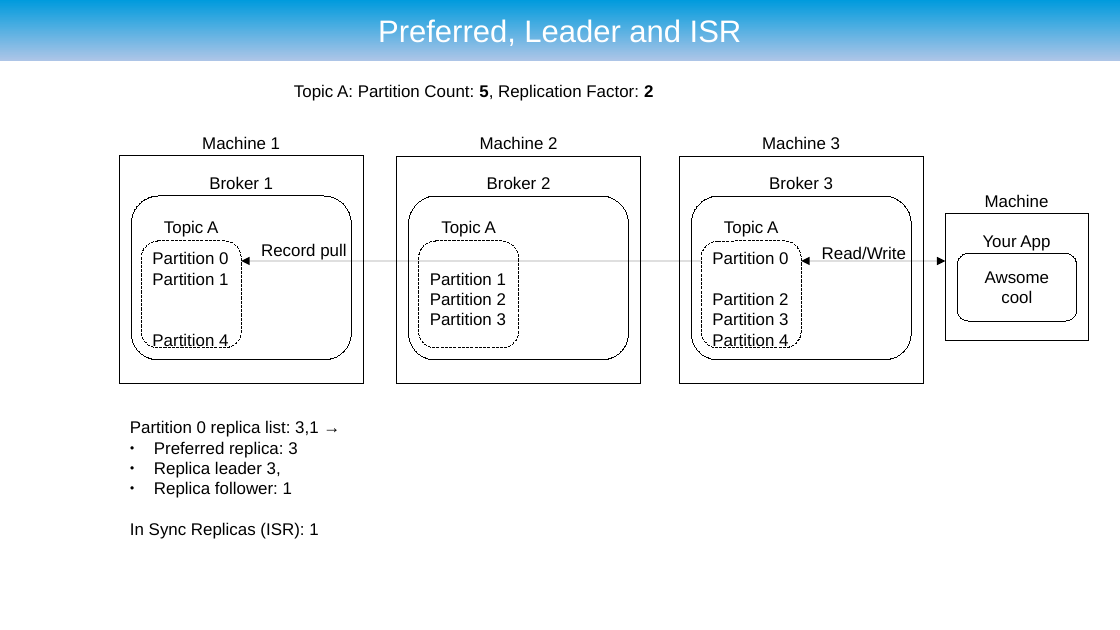
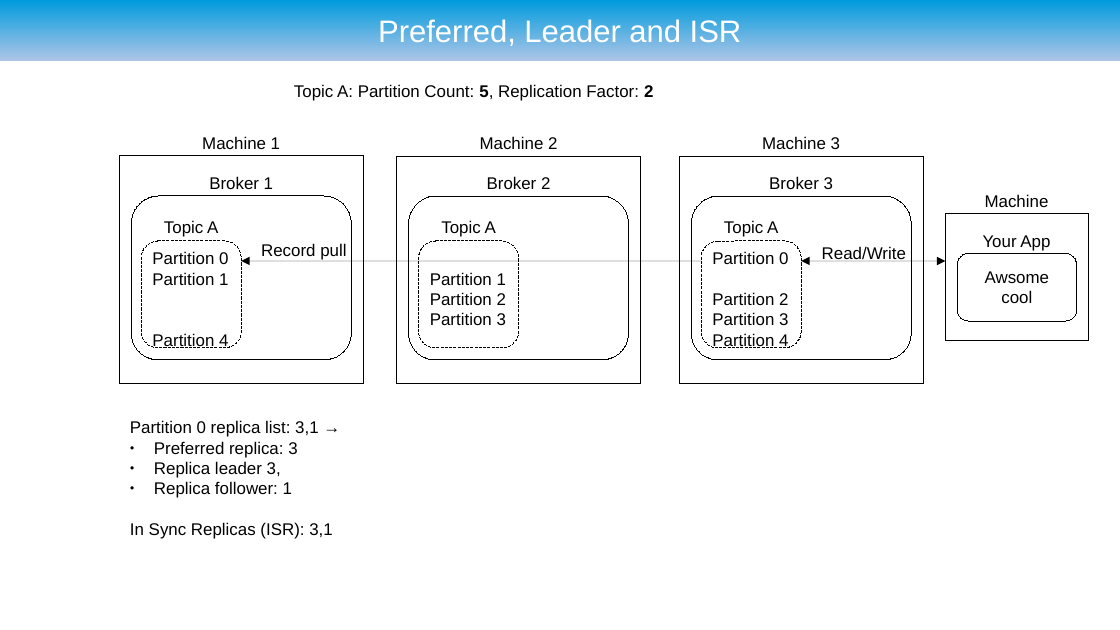
Before and after one commit to ryzlab/kafka-kompetensdag, a slide deck: slide 35 of doc/presentation-umejug.odp (slide 33 before the commit). Drawn at 1120x630 pixels with LibreOffice and Linux fonts; fonts in the diff are those of the drawing; background and template pictures are left out. Boxes give left, top, right and bottom in pixels: in the first picture for what was removed or moved away, otherwise in the second. Text is boxed around its words. In the diff, an @@ line names an element or a change of style, - is before the commit and + after.

```diff
--- a/doc/presentation-umejug.odp
+++ b/doc/presentation-umejug.odp
@@ text at [130,522,333,539]: text changed @@
-In Sync Replicas (ISR): 1
+In Sync Replicas (ISR): 3,1
```
Also in this commit, not shown: 5 other slides changed, 4 slides added, 2 other files.
